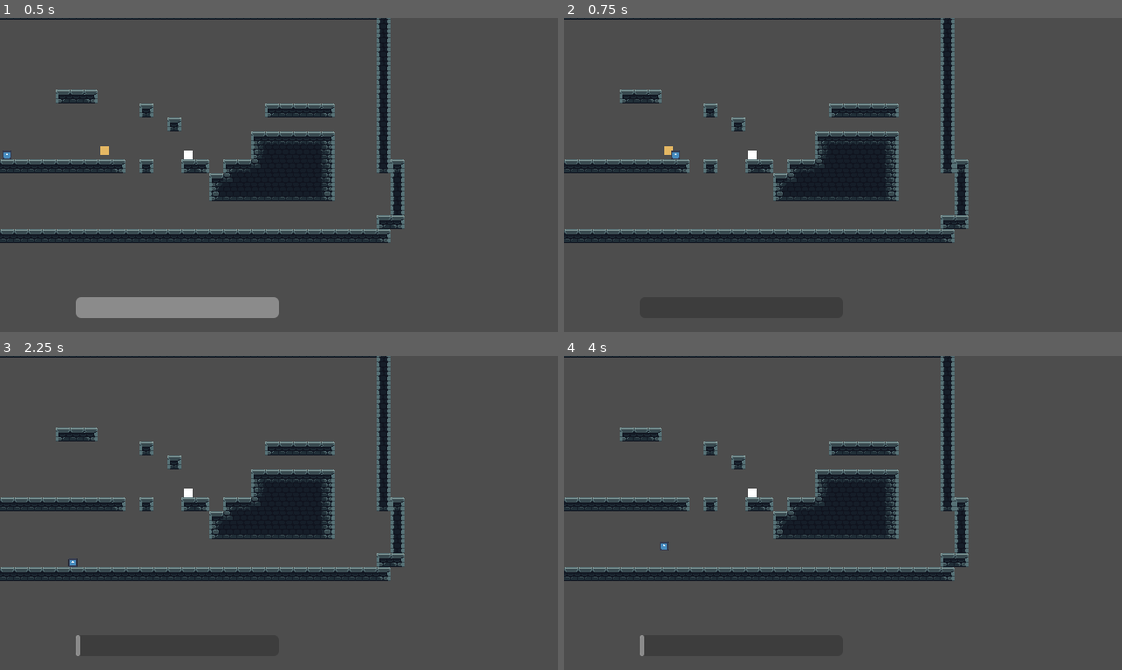
Above: before the commit, frames 1-4 (two rows, left to right).
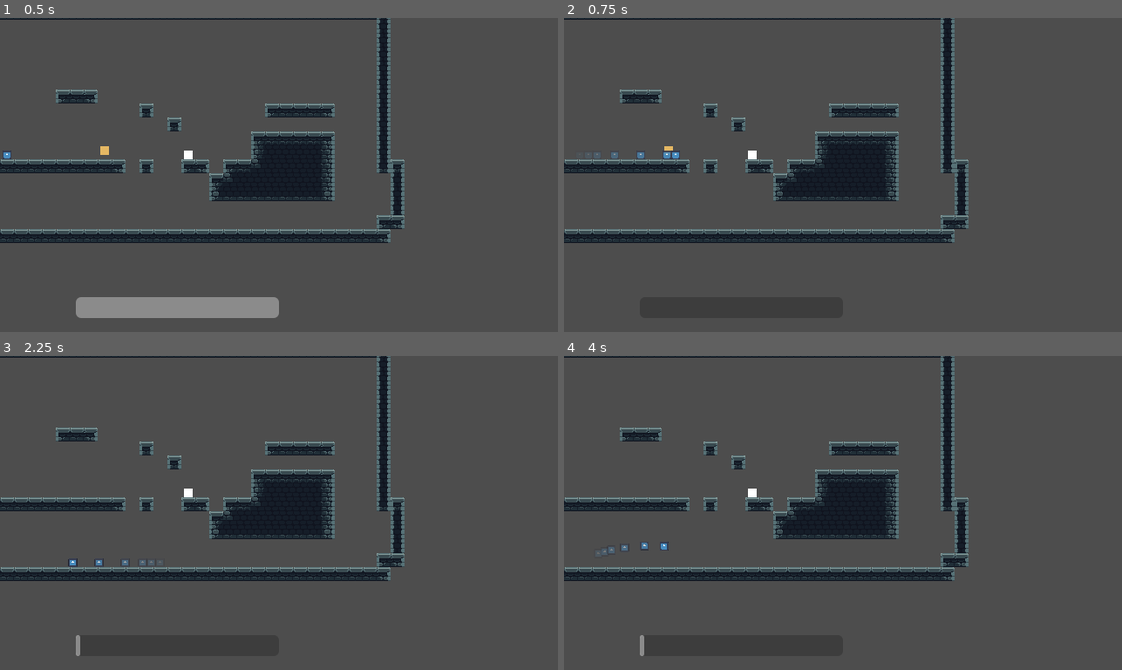
Above: after the commit, the same moments.

Repository: Robocraft999/ScalesToScale
Game: Godot game, scene res://scenes/root.tscn
Two runs of this game, one before a commit and one after it. Both use one fixed random seed, a clock stepped at 60 frames per second and the inputs below. The engine's default icon, where the game draws it, is replaced by a stand-in: a white triangle on a blue panel in a dark square.
Inputs (mouse positions are in pixels of both pictures, inside the frame that each line leads up to):
- Up to frame 1 (0.5 s): no input
- Up to frame 2 (0.75 s): tap Enter at 0.5 s; move the mouse to (965, 159) at 0.52 s; hold D (move_right) from 0.53 s (still down); hold X (dash) from 0.53 s (still down); click (965, 159) at 0.67 s
- Up to frame 3 (2.25 s): tap Space (jump) at 0.77 s; release D (move_right) at 1.25 s; release X (dash) at 1.25 s; drag from (167, 528) to (251, 575) at 1.27 s; move the mouse to (334, 443) at 2.02 s; hold A (move_left) from 2.03 s (still down); hold X (dash) from 2.03 s (still down); tap Mouse wheel down (mouse_wheel_down) at 2.1 s
- Up to frame 4 (4 s): release A (move_left) at 2.75 s; release X (dash) at 2.75 s; drag from (815, 575) to (675, 465) at 2.77 s; move the mouse to (1010, 560) at 3.52 s; hold D (move_right) from 3.53 s (still down); hold Shift (scale_toggle) from 3.53 s (still down); tap Space (jump) at 3.77 s; tap X (dash) at 3.8 s

Frame 1 is identical in both runs. In frame 2, 0.1% of the frame differs, in the area x 4-20%, y 42-45%; in frame 3, less than 0.1%; in frame 4, less than 0.1%.

Commit message:
SuperDuper supercool Dash trail effect

Diff:
--- a/scripts/player.gd
+++ b/scripts/player.gd
@@ -1,5 +1,7 @@
 extends CharacterBody2D
 class_name Player
+
+signal dash_started
 
 @export_category("Speed, Velocity, Physics")
 @export var SPEED = 100.0
@@ -13,10 +15,12 @@
 @export var JUMP_COYOTE_TIMEOUT_MILLIS := 250
 @export_category("Dash")
 # How long a dash will last
-@export var DASH_DURATION_MILLIS := 250
-@export var DASH_REFRESH_MILLIS  := 1500
+@export var DASH_DURATION_MILLIS  := 250
+@export var DASH_REFRESH_MILLIS   := 1500
 # Distance traveled in total
-@export var DASH_VELOCITY        := Vector2(500.0, 200.0)
+@export var DASH_VELOCITY           := Vector2(500.0, 200.0)
+@export var GHOST_DURATION_MILLIS   := 200
+@export var GHOST_SPAWN_PERCENTAGES: Array[int] = [5, 10, 15, 30, 50, 70, 80, 85, 95]
 
 # msec ticks at which the jump was last buffered
 var jump_buffer_time  := 0
@@ -27,6 +31,7 @@
 # msec ticks when the dash was last started
 var dash_start_time   := 0
 var active_dash_direction := Vector2.ZERO
+var dash_next_ghost_percentage_index = 0
 
 func dash_time_since_started() -> int:
 	return Time.get_ticks_msec() - dash_start_time
@@ -75,6 +80,23 @@
 
 	pass
 
+func dash_trail_effect() -> void:
+	var time_passed = float(dash_time_since_started())
+	var percentage_passed = int(100 * time_passed / float(DASH_DURATION_MILLIS))
+	var target_percentage = GHOST_SPAWN_PERCENTAGES[dash_next_ghost_percentage_index]
+	if target_percentage < percentage_passed:
+		dash_next_ghost_percentage_index += 1
+
+		var ghost_image = $Sprite2D.duplicate()
+		var alpha_tween = ghost_image.create_tween()
+		var duration = float(GHOST_DURATION_MILLIS) / 1000.0
+		alpha_tween.tween_property(ghost_image, "modulate", Color.TRANSPARENT, duration)
+		alpha_tween.tween_callback(ghost_image.queue_free)
+		get_parent().add_child(ghost_image)
+		ghost_image.position = position
+		pass
+	pass
+
 func _physics_dash() -> void:
 	if is_dash_ready() and Input.is_action_pressed("dash"):
 		var direction_x = Input.get_axis("move_left", "move_right")
@@ -84,13 +106,18 @@
 		active_dash_direction = Vector2(direction_x, direction_y).normalized()
 
 		if active_dash_direction != Vector2.ZERO:
+			# DASH
 			dash_start_time = Time.get_ticks_msec()
 			velocity.y = active_dash_direction.y * DASH_VELOCITY.y
-			$AudioStreamPlayer2D.play(0.20)
+			$AudioStreamPlayer2D.play(0.30)
+			dash_next_ghost_percentage_index = 0
+			dash_started.emit()
 		pass
 
 	if is_dash_active():
 		velocity.x += active_dash_direction.x * DASH_VELOCITY.x
+		dash_trail_effect()
+		pass
 	pass
 
 func _physics_process(delta: float) -> void:
